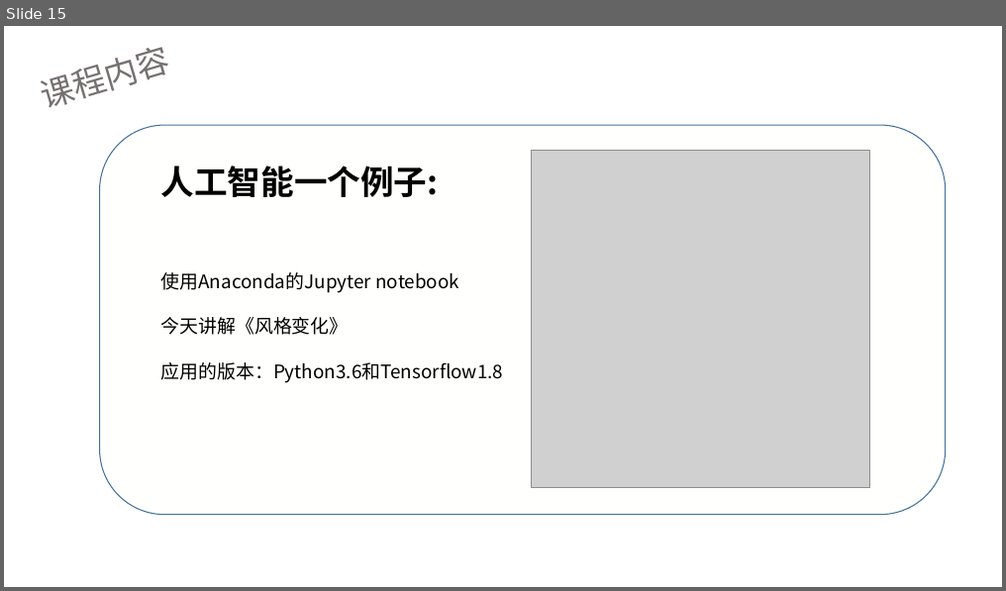
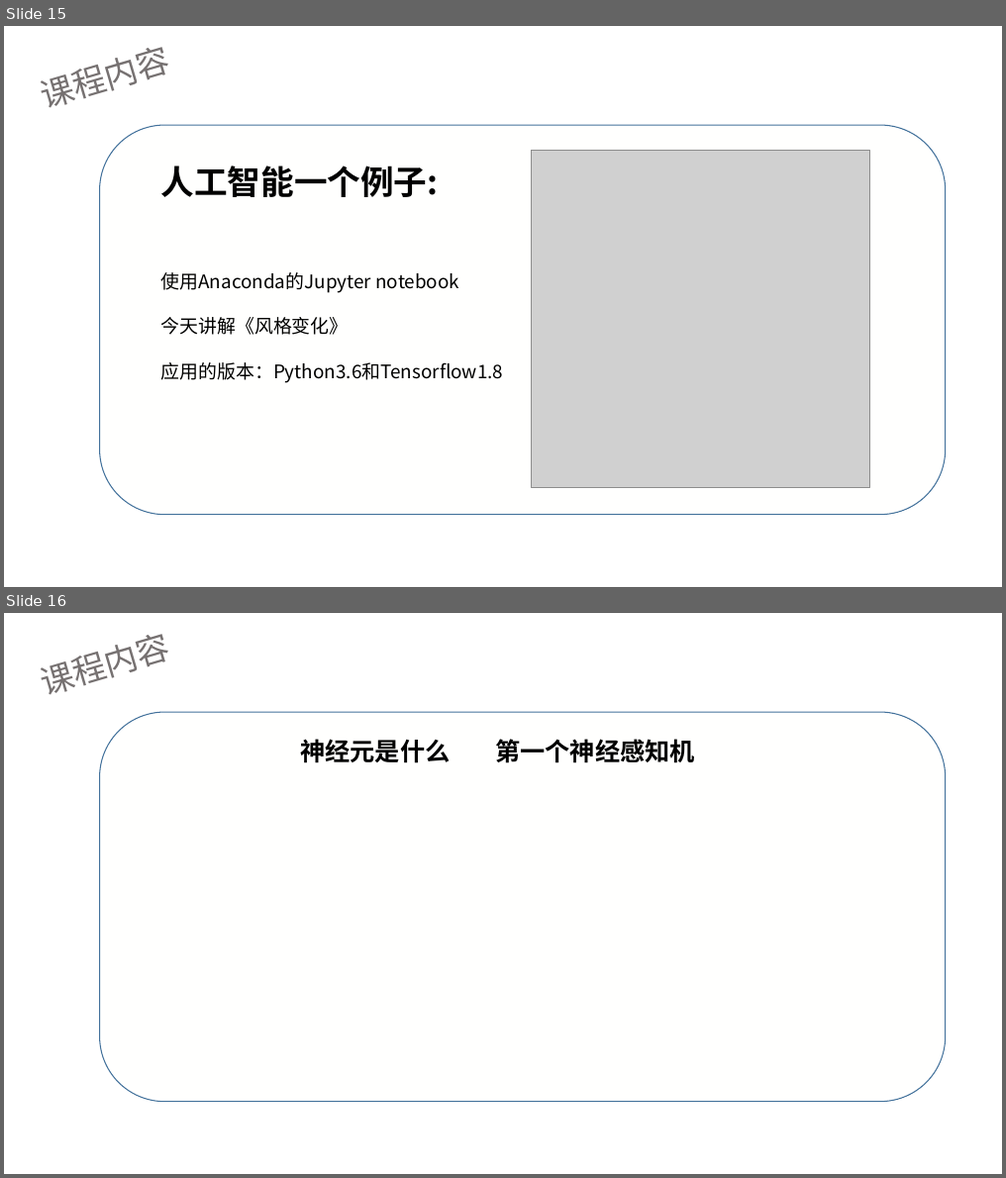
Before and after one commit to LinearPi/md_file, a slide deck: What_is_AI/人工智能公开课.pptx. Shown one above the other, each under a label of ours: slide 15 before the commit, slides 15 and 16 after it. The pictures are 1006x591 and 1006x1178 pixels, drawn with LibreOffice and Linux fonts; fonts in the diff are those of the drawing; grey boxes stand for pictures; background and template pictures are left out. Boxes give left, top, right and bottom in pixels: in the first picture for what was removed or moved away, otherwise in the second. Text is boxed around its words. In the diff, an @@ line names an element or a change of style, - is before the commit and + after.

```diff
--- a/What_is_AI/人工智能公开课.pptx
+++ b/What_is_AI/人工智能公开课.pptx
@@ slide 16 added at (4, 613, 1002, 1174), background picture (left out) @@
@@ text added at (45, 652, 108, 694), 32 pt, text #767171 @@
+课程内容
@@ rounded rectangle added at (100, 712, 945, 1102), fill #FFFFFE at 50% opacity, outline #42719B 1 pt @@
@@ text added at (300, 739, 695, 763), 24 pt, text #000000, bold @@
+神经元是什么 第一个神经感知机
```
Also in this commit, not shown: 1 slide changed, 4 other slides added, 6 other files.
